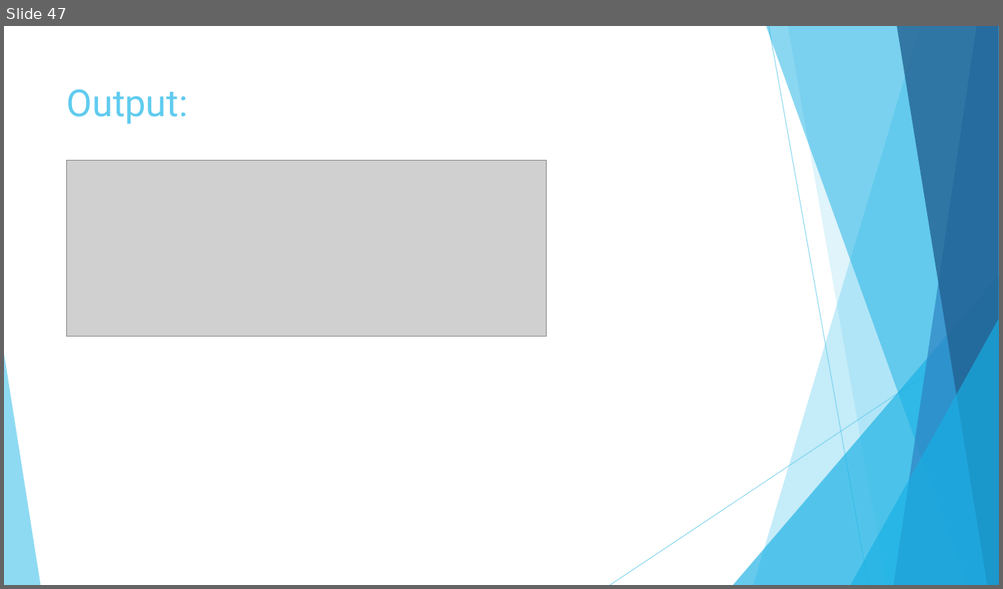
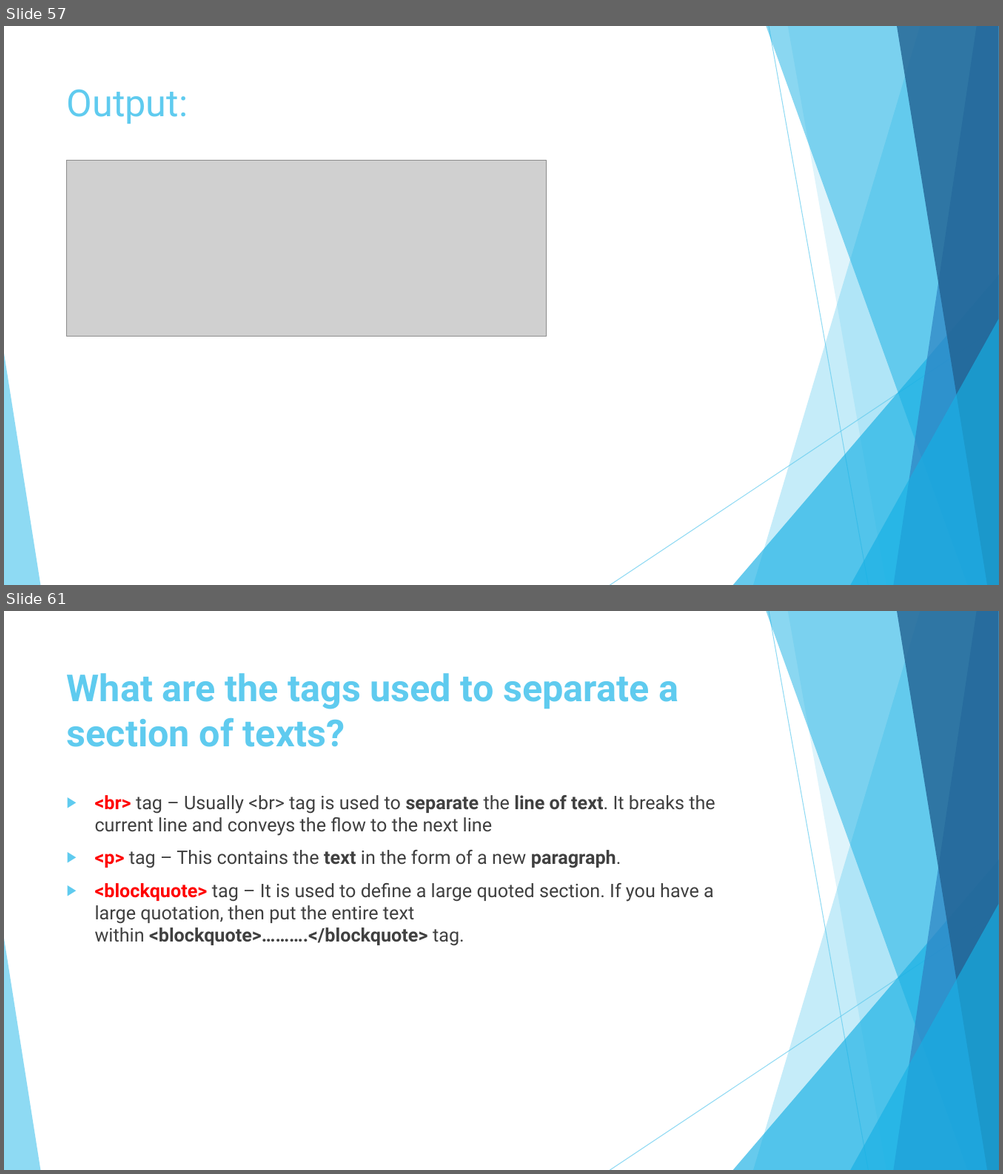
Before and after one commit to bhavikavasani/assignment_module1HTML, a slide deck: ASSIGNMENT.pptx. Shown one above the other, each under a label of ours: slide 47 before the commit, slides 57 and 61 after it; the slides between them are not shown. The pictures are 1003x589 and 1003x1174 pixels, drawn with LibreOffice and Linux fonts; fonts in the diff are those of the drawing; grey boxes stand for pictures. Boxes give left, top, right and bottom in pixels: in the first picture for what was removed or moved away, otherwise in the second. Text is boxed around its words. In the diff, an @@ line names an element or a change of style, - is before the commit and + after.

```diff
--- a/ASSIGNMENT.pptx
+++ b/ASSIGNMENT.pptx
@@ slide 61 added at (x1=4, y1=611, x2=999, y2=1170), background #FFFFFF; not listed: 10 template elements that a slide beside it also shows @@
@@ title added at (x1=67, y1=673, x2=678, y2=747), 36 pt, text #5FCBEF, bold @@
+What are the tags used to separate a section of texts?
@@ text added at (x1=95, y1=795, x2=714, y2=946), 18 pt, text #404040 @@
+▶ <br> tag – Usually <br> tag is used to separate the line of text. It breaks the current line and conveys the flow to the next line
+▶ <p> tag – This contains the text in the form of a new paragraph.
+▶ <blockquote> tag – It is used to define a large quoted section. If you have a large quotation, then put the entire text within <blockquote>……….</blockquote> tag.
@@ what was slide 47 is now slide 57 @@
```
Also in this commit, not shown: 18 other slides added, 1 slide removed.
